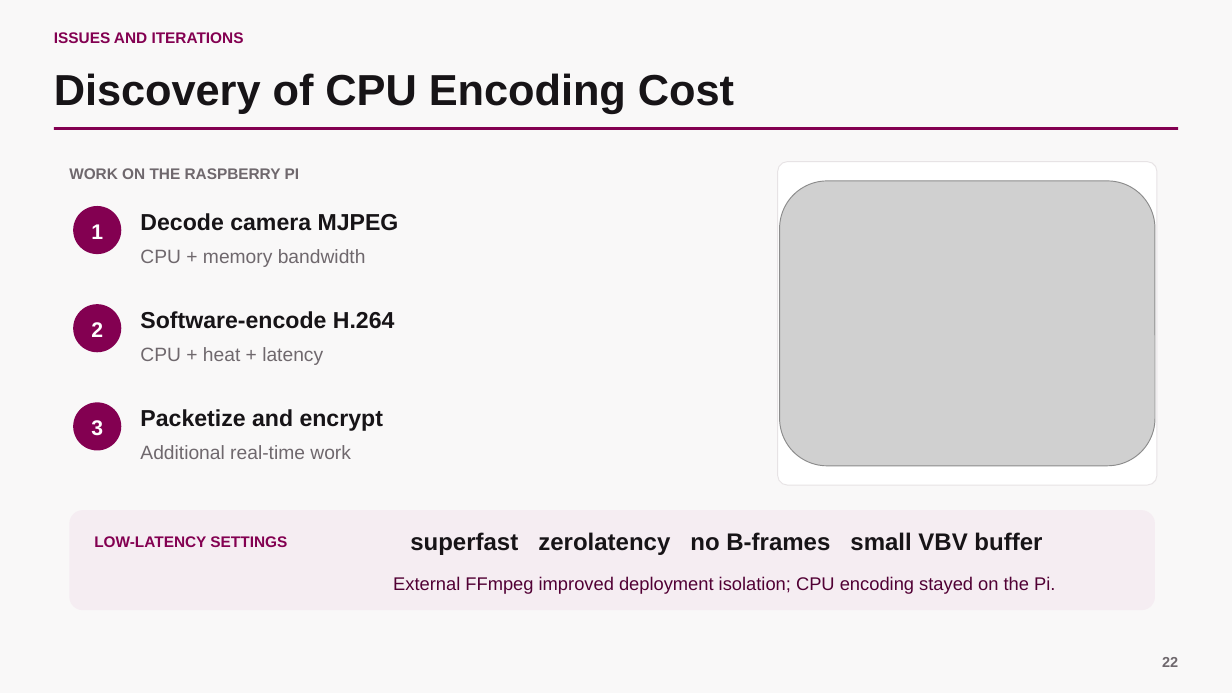
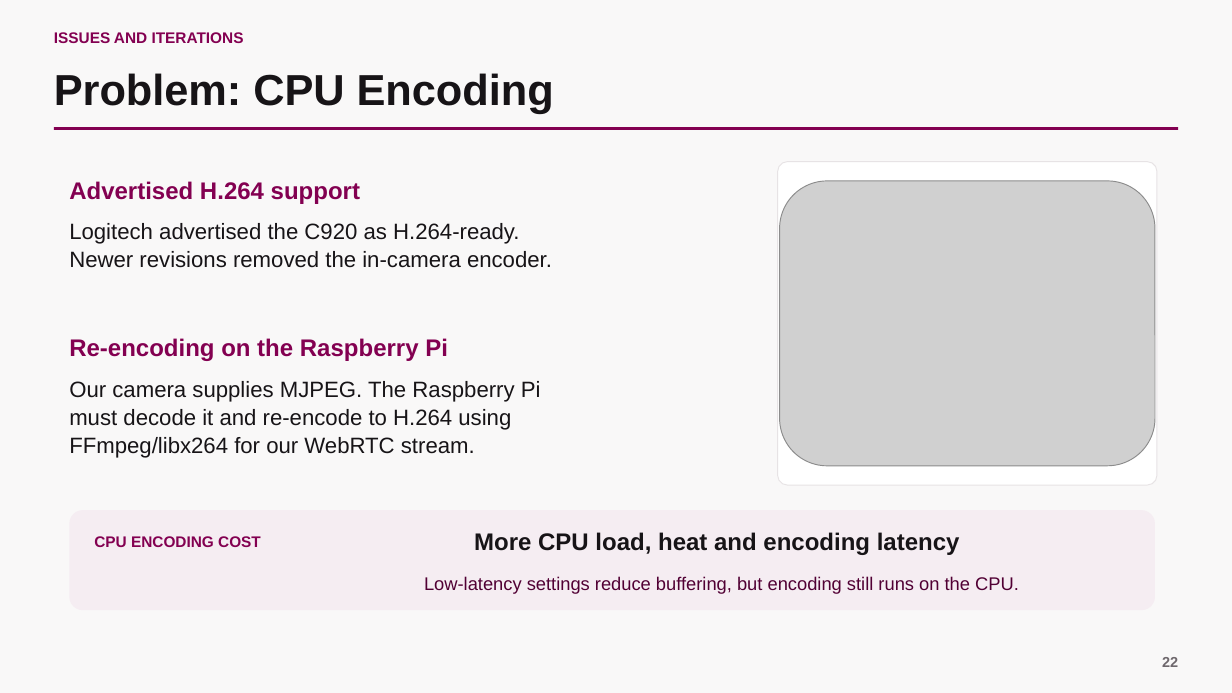
Before and after one commit to scarlet-radio-control/scarlet-radio-control, a slide deck: slide 22 of PRESENTATION.pptx. Drawn at 1232x693 pixels with LibreOffice and Linux fonts; fonts in the diff are those of the drawing; grey boxes stand for pictures. Boxes give left, top, right and bottom in pixels: in the first picture for what was removed or moved away, otherwise in the second. Text is boxed around its words. In the diff, an @@ line names an element or a change of style, - is before the commit and + after.

```diff
--- a/PRESENTATION.pptx
+++ b/PRESENTATION.pptx
@@ text at <box>54,73,554,114</box>: text changed @@
-Discovery of CPU Encoding Cost
+Problem: CPU Encoding
@@ text added at <box>69,181,360,204</box>, 18.8 pt, text #830051, bold @@
+Advertised H.264 support
@@ rounded rectangle removed at <box>73,206,121,254</box> @@
-1
@@ text added at <box>69,223,552,268</box>, 17.2 pt, text #171417 @@
+Logitech advertised the C920 as H.264-ready.
+Newer revisions removed the in-camera encoder.
@@ text removed at <box>140,213,399,231</box> @@
-Decode camera MJPEG
@@ text removed at <box>140,249,366,267</box> @@
-CPU + memory bandwidth
@@ rounded rectangle removed at <box>73,304,121,352</box> @@
-2
@@ text removed at <box>140,311,395,329</box> @@
-Software-encode H.264
@@ text at <box>69,338,448,361</box>: text changed; size 12 to 18.8 pt; text colour #6F686D to #830051 @@
-WORK ON THE RASPBERRY PI
+Re-encoding on the Raspberry Pi
@@ text removed at <box>140,347,323,365</box> @@
-CPU + heat + latency
@@ text added at <box>69,381,541,458</box>, 17.2 pt, text #171417 @@
+Our camera supplies MJPEG. The Raspberry Pi
+must decode it and re-encode to H.264 using
+FFmpeg/libx264 for our WebRTC stream.
@@ rounded rectangle removed at <box>73,402,121,450</box> @@
-3
@@ text removed at <box>140,409,383,431</box> @@
-Packetize and encrypt
@@ text removed at <box>140,445,351,459</box> @@
-Additional real-time work
@@ text at <box>94,536,261,547</box>: text changed @@
-LOW-LATENCY SETTINGS
+CPU ENCODING COST
@@ text at <box>474,532,960,555</box>: text changed @@
-superfast zerolatency no B-frames small VBV buffer
+More CPU load, heat and encoding latency
@@ text at <box>424,576,1019,594</box>: text changed @@
-External FFmpeg improved deployment isolation; CPU encoding stayed on the Pi.
+Low-latency settings reduce buffering, but encoding still runs on the CPU.
```
Also in this commit, not shown: 10 other slides changed, 1 slide added.
